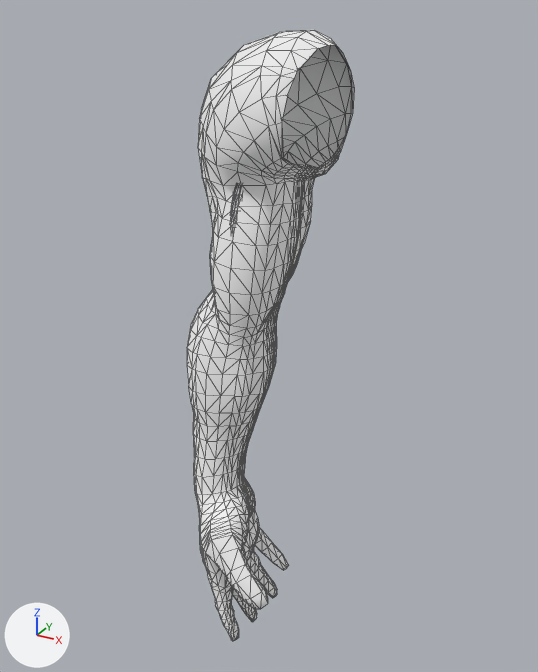
The glTF model Inteli_Rehab_Mobile_App/assets/models/Arm_L.gltf: old version first, new version second.
Rendered twice from a camera (50 mm lens) standing at (1.031, -1.798, 1.049) and looking at (0.007, 0.063, 0.118). The lights are fixed; the arrows at lower left show +X, +Y and +Z. The picture after the commit comes second. Mesh edges are drawn as thin lines.

The first picture shows 'Arm_L' and 2 more.
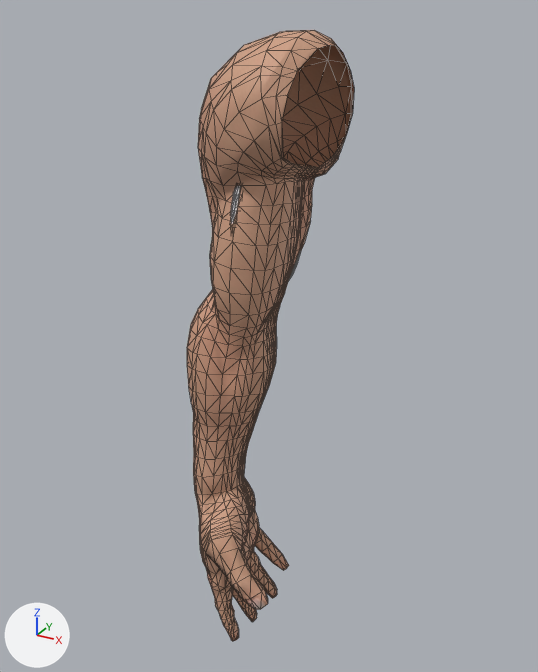
What differs and where, as boxes [x1, y1, x2, y2] in the pictures (538 x 672 px):
'Arm_L', surface changed (white to brown)
    both: [187, 30, 354, 641]

The change, as a list of edits to the scene's bpy script:
```text
Add img_arm_skin_orm_png:
    img_arm_skin_orm_png = load_image('arm_skin_orm.png', 'arm_skin_orm.png', 2048, 2048, 'Non-Color')
Add img_arm_skin_color_jpg:
    img_arm_skin_color_jpg = load_image('arm_skin_color.jpg', 'arm_skin_color.jpg', 2048, 2048, 'sRGB')
Add img_arm_skin_normal_png:
    img_arm_skin_normal_png = load_image('arm_skin_normal.png', 'arm_skin_normal.png', 2048, 2048, 'Non-Color')
Change mat_lambert2sg:
    remove # nodes: BsdfPrincipled, OutputMaterial
    remove # colours: white #ffffff
    nodes: BsdfPrincipled, NormalMap, OutputMaterial, SeparateColor, TexImage x3
    uses the picture img_arm_skin_color_jpg
    uses the picture img_arm_skin_normal_png
    uses the picture img_arm_skin_orm_png
```
